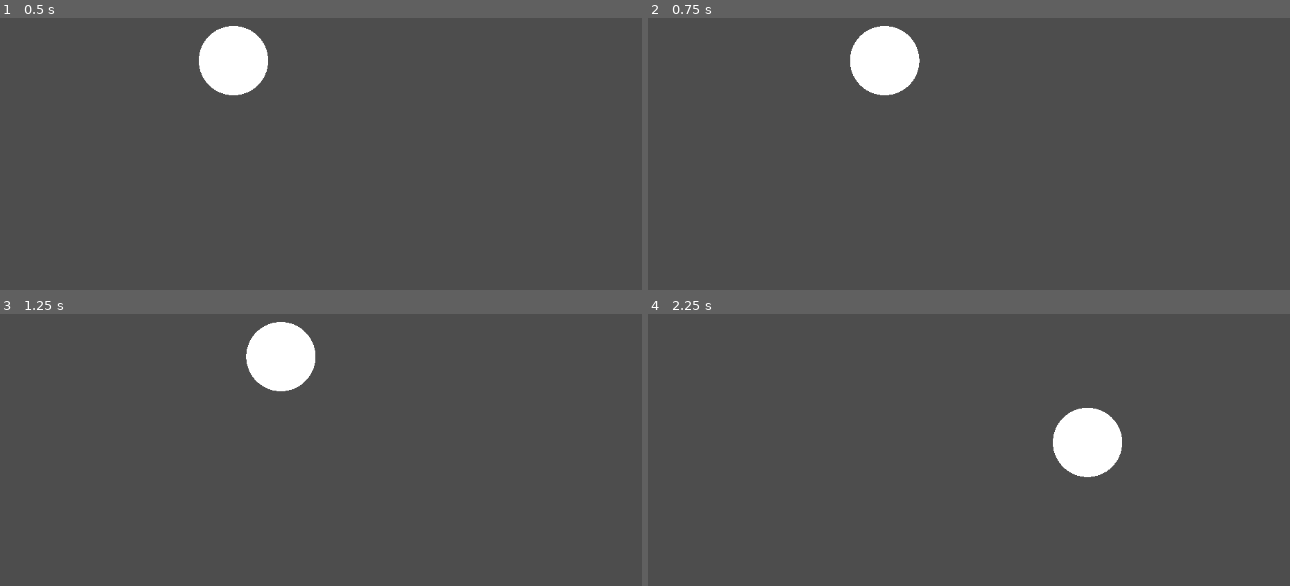
Above: before the commit, frames 1-4 (two rows, left to right).
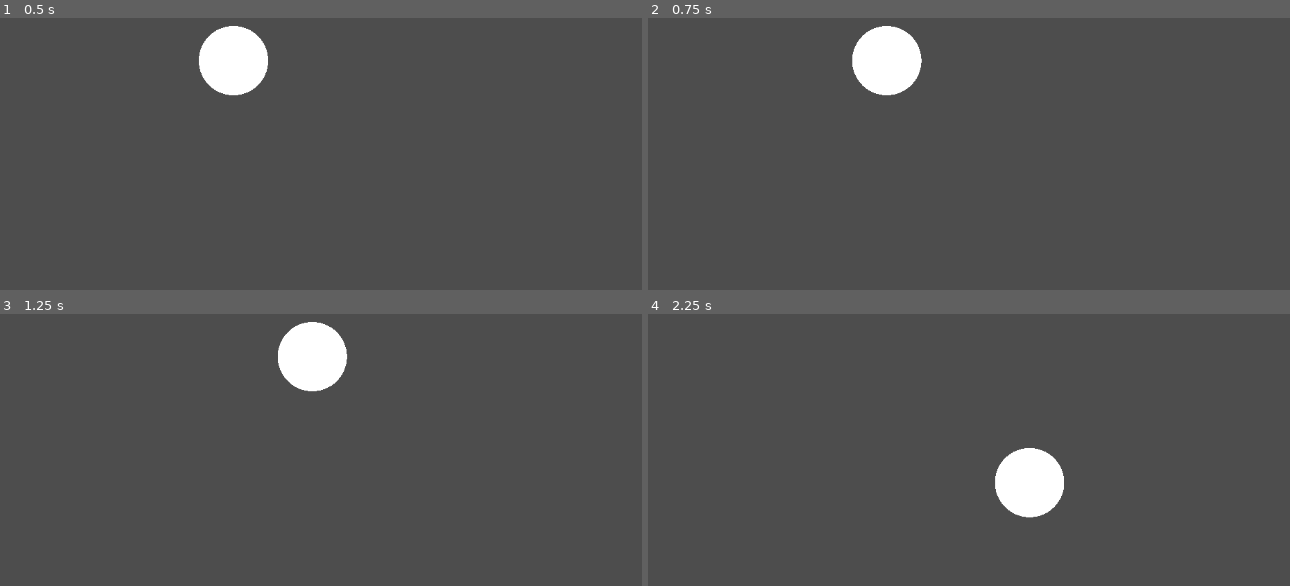
Above: after the commit, the same moments.

Repository: mjshsgamedev/the-game
Game: Godot game, scene res://Game.tscn
The game is run twice, just before and just after one commit, with the same random seed, the same clock (stepped at 60 frames per second) and the same inputs.
Inputs:
- Up to frame 1 (0.5 s): no input
- Up to frame 2 (0.75 s): tap Enter at 0.5 s; hold Right (mov_right) from 0.53 s (still down)
- Up to frame 3 (1.25 s): keep holding Right (mov_right)
- Up to frame 4 (2.25 s): release Right (mov_right) at 1.28 s; hold Down (mov_down) 1.28-2.03 s; hold Right (mov_right) from 2.03 s (still down)

Frame 1 is identical in both runs. In frame 2, 0.2% of the frame differs, in the area x 31-43%, y 2-29%; in frame 3, 2.5%; in frame 4, 4.4%, in the area x 54-74%, y 34-75%.

Commit message:
make full nice player movement

Diff:
--- a/Player/player.gd
+++ b/Player/player.gd
@@ -1,10 +1,9 @@
 extends RigidBody2D
 
-@export var speed = 300.0
-
-var dampening_mul = 1 + speed / 1000
-var pivot_div = 10
-var last_direction = Vector2.ZERO
+const speed = 500.0
+const maxvel = 15000
+const pivotdiv = 4
+const dampval = 1.1
 
 func _ready() -> void:
 	pass
@@ -17,11 +16,21 @@
 			float(Input.is_action_pressed("mov_up")))
 	)
 
-	if direction.x == -last_direction.x: linear_velocity.x /= pivot_div
-	if direction.y == -last_direction.y: linear_velocity.y /= pivot_div
+	#fix inaccurate speed on diagonal (WASD)
+	if absf(direction.x) + absf(direction.y) >= 2:
+		direction /= sqrt(2)
 
-	add_constant_central_force(direction * speed)
-	linear_velocity /= dampening_mul
+	if(direction.x != 0):
+		if((direction.x > 0) != (linear_velocity.x > 0)):
+			linear_velocity.x /= -pivotdiv;
+	else:
+		if(linear_velocity.x != 0): linear_velocity.x /= dampval
+	if(direction.y != 0):
+		if((direction.y > 0) != (linear_velocity.y > 0)):
+			linear_velocity.y /= -pivotdiv;
+	else:
+		if(linear_velocity.y != 0): linear_velocity.y /= dampval
 
-	if direction.x != 0: last_direction.x = direction.x
-	if direction.y != 0: last_direction.y = direction.y
+	#cap speed
+	if sqrt(pow(linear_velocity.x, 2) + pow(linear_velocity.y, 2)) <= maxvel:
+		linear_velocity += direction * speed * delta
